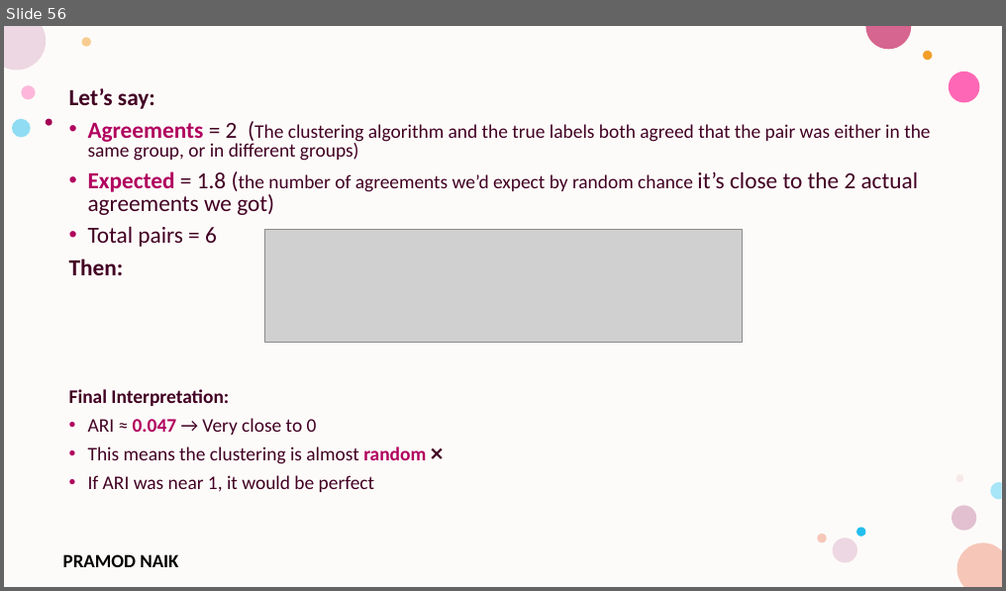
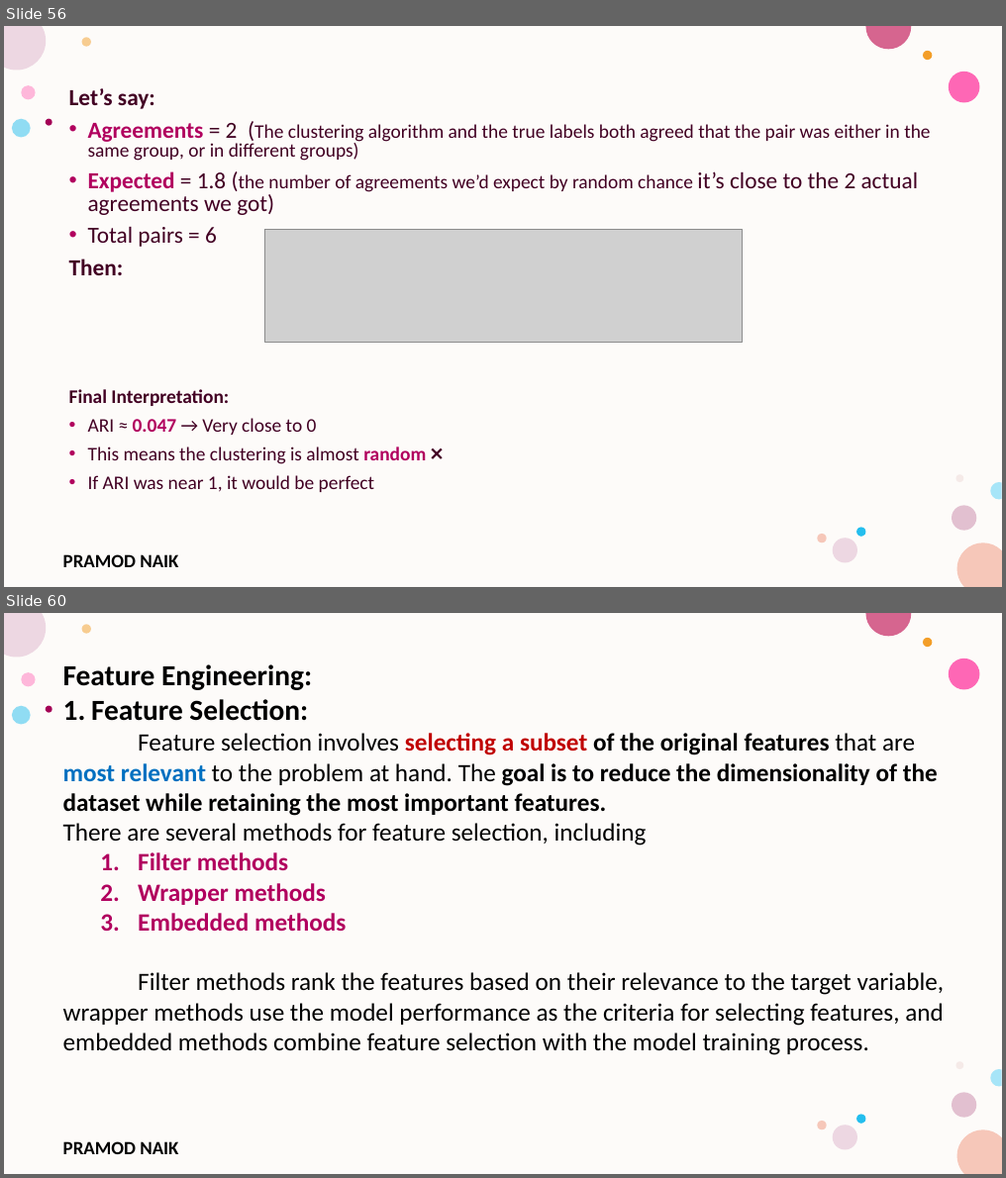
Before and after one commit to PRAMODNAIK-DEV/MCA-2nd-Sem-ML-Data-Analytics-Shridevi-College, a slide deck: Theory Class-Notes/Unit-3 Unsupervised Learning.pptx. Shown one above the other, each under a label of ours: slide 56 before the commit, slides 56 and 60 after it; the slides between them are not shown. The pictures are 1006x591 and 1006x1178 pixels, drawn with LibreOffice and Linux fonts; fonts in the diff are those of the drawing; grey boxes stand for pictures; background and template pictures are left out. Boxes give left, top, right and bottom in pixels: in the first picture for what was removed or moved away, otherwise in the second. Text is boxed around its words. In the diff, an @@ line names an element or a change of style, - is before the commit and + after.

```diff
--- a/Theory Class-Notes/Unit-3 Unsupervised Learning.pptx
+++ b/Theory Class-Notes/Unit-3 Unsupervised Learning.pptx
@@ slide 60 added at (4, 613, 1002, 1174), background #FFFFFF; not listed: 17 template elements that a slide beside it also shows @@
@@ text added at (63, 664, 944, 1056), 24 pt, text #000000 @@
+Feature Engineering:
+1. Feature Selection:
+Feature selection involves selecting a subset of the original features that are most relevant to the problem at hand. The goal is to reduce the dimensionality of the dataset while retaining the most important features.
+There are several methods for feature selection, including
+  1. Filter methods
+  2. Wrapper methods
+  3. Embedded methods
+Filter methods rank the features based on their relevance to the target variable, wrapper methods use the model performance as the criteria for selecting features, and embedded methods combine feature selection with the model training process.
```
Also in this commit, not shown: 2 slides changed, 33 other slides added, 3 slides removed, 2 other files.
